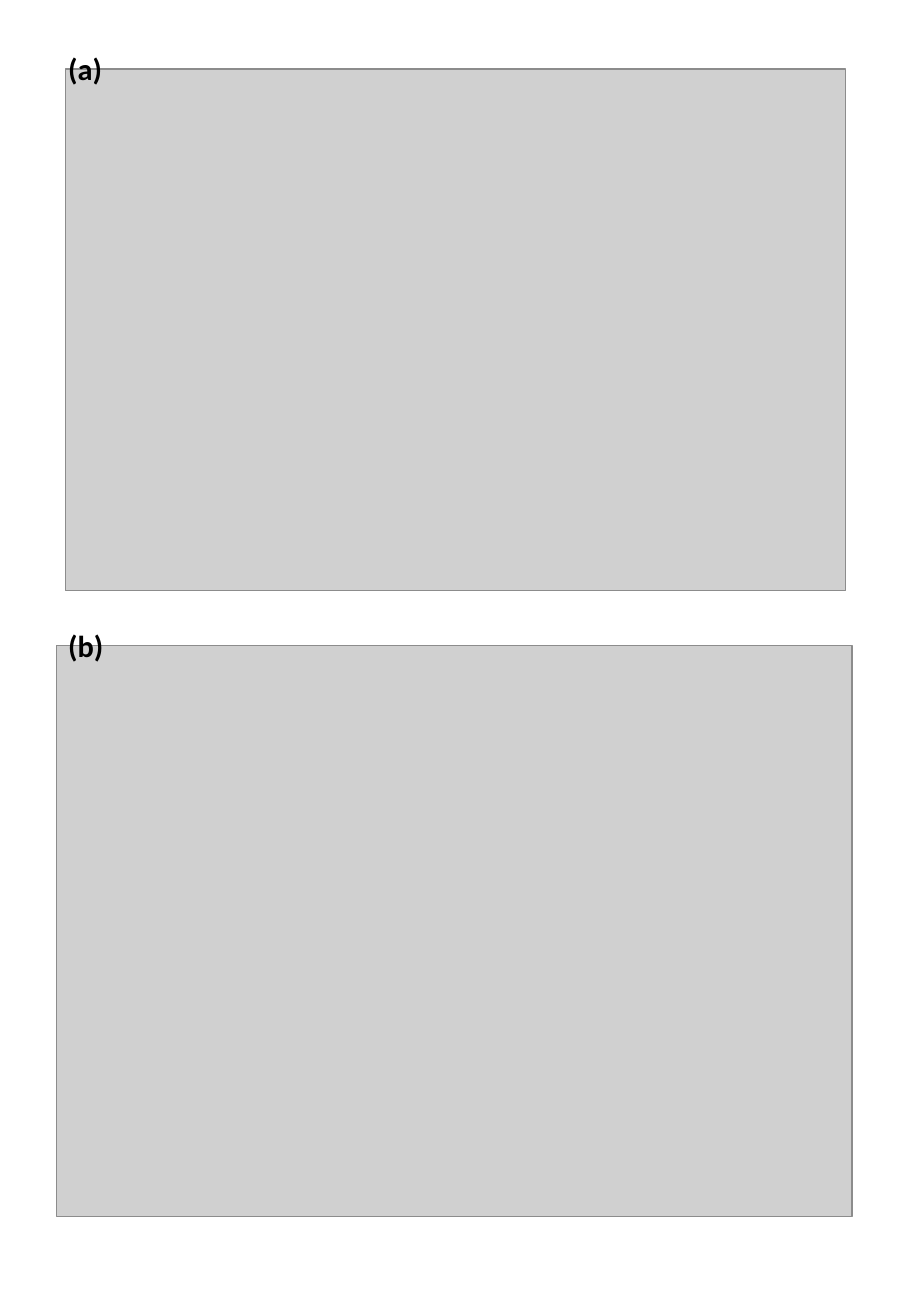
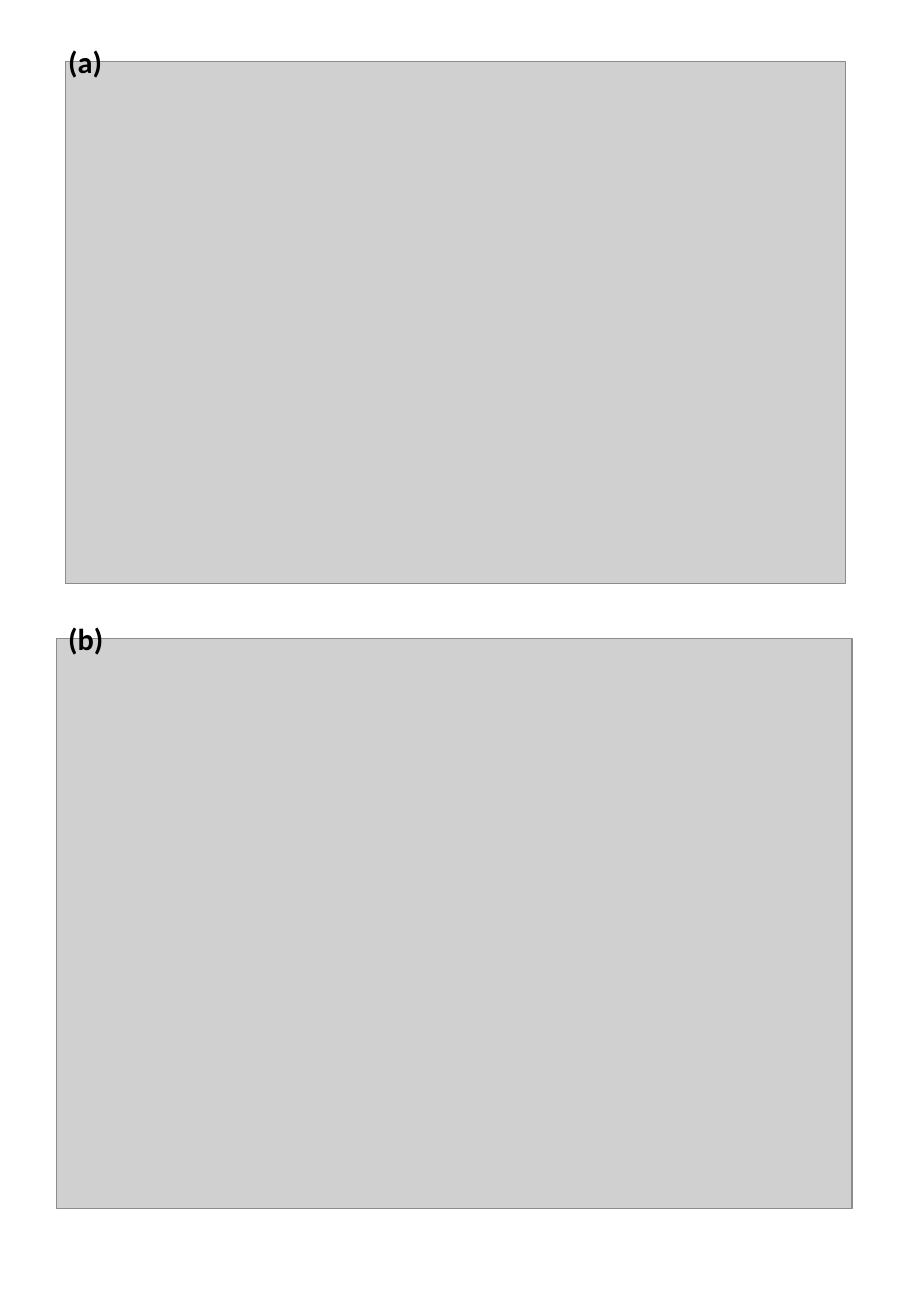
Before and after one commit to AntonUrfels/econ-sims-bihar, a slide deck: slide 5 of output/figures_IGP/IGP_Figures.pptx. Drawn at 911x1316 pixels with LibreOffice and Linux fonts; fonts in the diff are those of the drawing; grey boxes stand for pictures. Boxes give left, top, right and bottom in pixels: in the first picture for what was removed or moved away, otherwise in the second. Text is boxed around its words. In the diff, an @@ line names an element or a change of style, - is before the commit and + after.

Commit message:
Max update

```diff
--- a/output/figures_IGP/IGP_Figures.pptx
+++ b/output/figures_IGP/IGP_Figures.pptx
@@ text "(a)": place and size @@
-text "(a)" at bbox=[68, 55, 102, 85]
+text "(a)" at bbox=[68, 47, 102, 78]
@@ picture: place and size @@
-picture at bbox=[66, 69, 847, 590]
+picture at bbox=[66, 62, 847, 583]
@@ text "(b)": place and size @@
-text "(b)" at bbox=[68, 632, 103, 662]
+text "(b)" at bbox=[68, 624, 103, 655]
@@ picture: place and size @@
-picture at bbox=[56, 646, 851, 1217]
+picture at bbox=[56, 639, 851, 1210]
```
